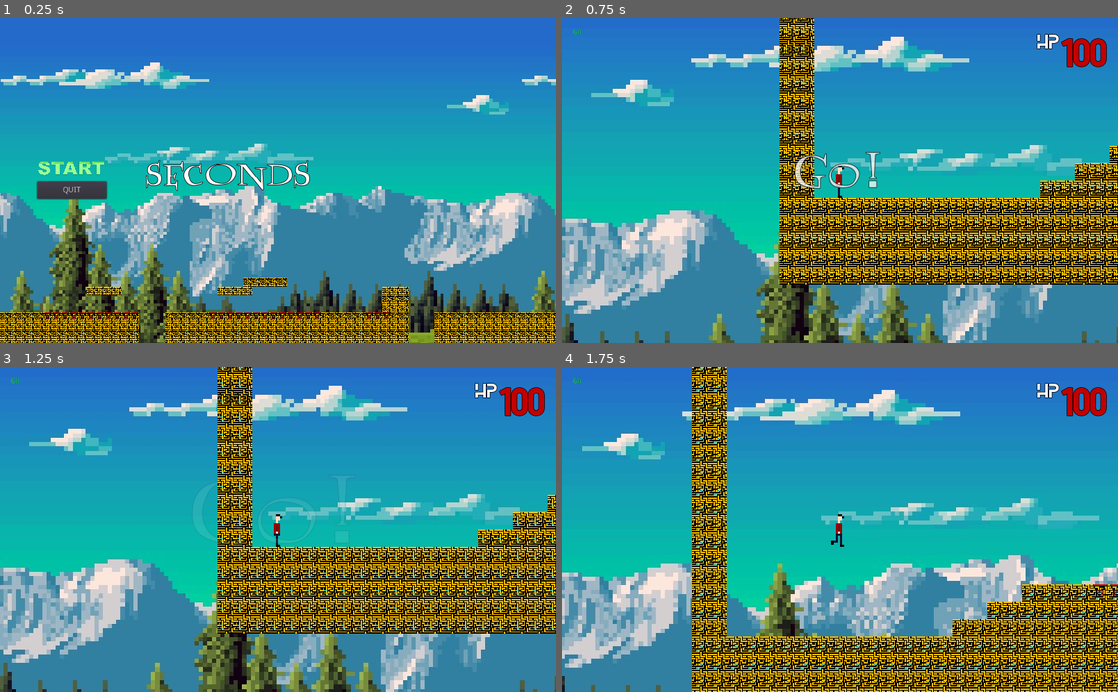
Above: before the commit, frames 1-4 (two rows, left to right).
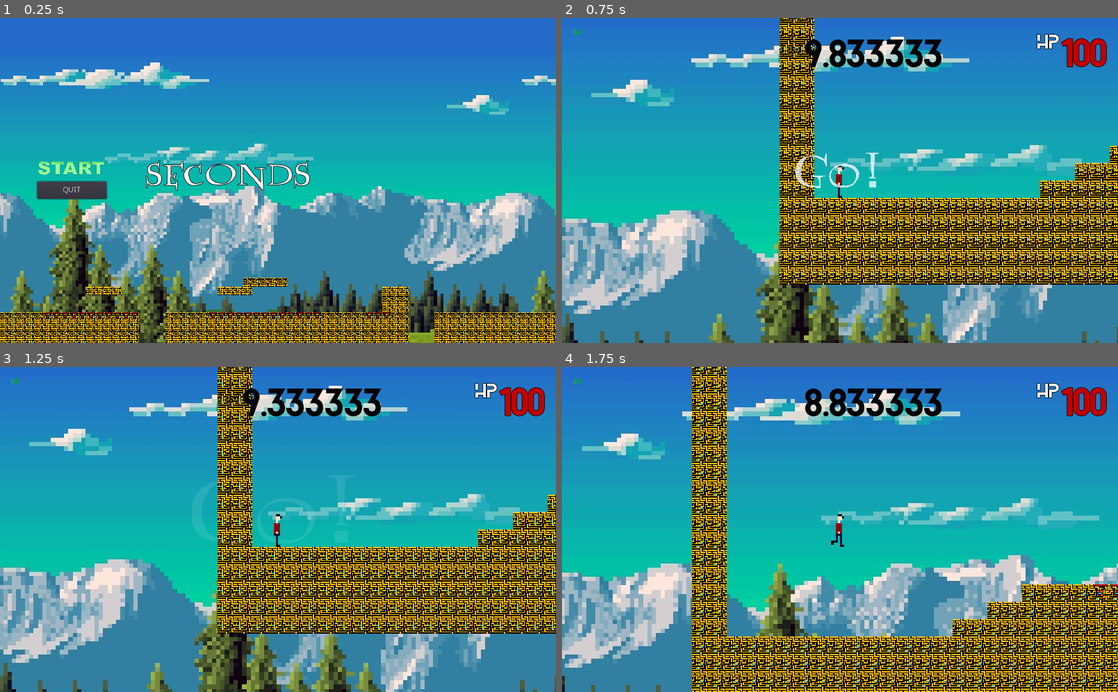
Above: after the commit, the same moments.

Repository: juso40/seconds
Game: Godot game, scene res://scenes/menumap/MainMenu.tscn
Same seed, same stepped clock (60 frames per second), same inputs: the game is played once before the commit and once after it.
Inputs (mouse positions are in pixels of both pictures, inside the frame that each line leads up to):
- Up to frame 1 (0.25 s): no input
- Up to frame 2 (0.75 s): click (634, 170) at 0.5 s
- Up to frame 3 (1.25 s): no input
- Up to frame 4 (1.75 s): hold Right (ui_right) from 1.28 s (still down); tap Up (ui_up) at 1.52 s

Frame 1 is identical in both runs. In frame 2, 1.4% of the frame differs, in the area x 41-69%, y 6-53%; in frame 3, 1.1%; in frame 4, 1.2%.

Commit message:
fixed typo

Diff:
--- /dev/null
+++ b/seconds/font/hud_message_font.tres
@@ -0,0 +1,10 @@
+[gd_resource type="DynamicFont" load_steps=2 format=2]
+
+[sub_resource type="DynamicFontData" id=1]
+antialiased = false
+hinting = 0
+font_path = "res://font/LUMOS.TTF"
+
+[resource]
+size = 64
+font_data = SubResource( 1 )
--- a/seconds/scenes/hud/HUD.gd
+++ b/seconds/scenes/hud/HUD.gd
@@ -23,3 +23,6 @@
 func _process(delta):
 	if b_show_fps and delta != 0:
 		$HUD_Box/HBoxContainer/FPS.text = str(int(round(1/delta)))
+
+func update_clock(time):
+	$HUD_Box/HBoxContainer/Clock.text = str(time)
--- a/seconds/scenes/hud/HUD.tscn
+++ b/seconds/scenes/hud/HUD.tscn
@@ -2,28 +2,27 @@
 
 [ext_resource path="res://scenes/hud/HUD.gd" type="Script" id=1]
 [ext_resource path="res://font/Blanka-Regular.ttf" type="DynamicFontData" id=2]
-[ext_resource path="res://font/LUMOS.TTF" type="DynamicFontData" id=3]
+[ext_resource path="res://font/hud_message_font.tres" type="DynamicFont" id=3]
 [ext_resource path="res://scenes/hud/HUD_init.tres" type="Animation" id=4]
 
 [sub_resource type="DynamicFont" id=1]
+size = 64
+extra_spacing_char = 1
+font_data = ExtResource( 2 )
+
+[sub_resource type="DynamicFont" id=2]
 size = 32
 outline_size = 1
 outline_color = Color( 0, 0, 0, 1 )
 extra_spacing_char = 1
 font_data = ExtResource( 2 )
 
-[sub_resource type="DynamicFont" id=2]
+[sub_resource type="DynamicFont" id=3]
 size = 64
 outline_size = 1
 outline_color = Color( 0, 0, 0, 1 )
 extra_spacing_char = 1
 font_data = ExtResource( 2 )
-
-[sub_resource type="DynamicFont" id=3]
-size = 190
-outline_size = 1
-outline_color = Color( 0, 0, 0, 1 )
-font_data = ExtResource( 3 )
 
 [sub_resource type="Animation" id=4]
 resource_name = "show_message"
@@ -36,7 +35,7 @@
 tracks/0/enabled = true
 tracks/0/keys = {
 "times": PoolRealArray( 0 ),
-"transitions": PoolRealArray( 1 ),
+"transitions": PoolRealArray( 0 ),
 "update": 1,
 "values": [ true ]
 }
@@ -84,31 +83,46 @@
 alignment = 2
 
 [node name="FPS" type="Label" parent="HUD_Box/HBoxContainer"]
-margin_right = 851.0
+margin_right = 423.0
 margin_bottom = 78.0
 size_flags_horizontal = 3
 size_flags_vertical = 5
 custom_colors/font_color = Color( 0.0470588, 0.894118, 0.0627451, 1 )
 text = "FPS"
 
+[node name="Clock" type="Label" parent="HUD_Box/HBoxContainer"]
+margin_left = 427.0
+margin_right = 850.0
+margin_bottom = 78.0
+grow_horizontal = 2
+grow_vertical = 2
+size_flags_horizontal = 3
+size_flags_vertical = 7
+custom_fonts/font = SubResource( 1 )
+custom_colors/font_color = Color( 0, 0, 0, 1 )
+custom_colors/font_outline_modulate = Color( 1, 1, 1, 1 )
+text = "10.0"
+align = 3
+valign = 1
+
 [node name="HP_Text" type="Label" parent="HUD_Box/HBoxContainer"]
-margin_left = 855.0
-margin_right = 895.0
+margin_left = 854.0
+margin_right = 894.0
 margin_bottom = 78.0
 size_flags_vertical = 1
-custom_fonts/font = SubResource( 1 )
+custom_fonts/font = SubResource( 2 )
 text = "HP"
 
 [node name="HP" type="Label" parent="HUD_Box/HBoxContainer"]
-margin_left = 899.0
-margin_right = 984.0
+margin_left = 898.0
+margin_right = 983.0
 margin_bottom = 78.0
-custom_fonts/font = SubResource( 2 )
+custom_fonts/font = SubResource( 3 )
 custom_colors/font_color = Color( 0.764706, 0, 0, 1 )
 text = "100"
 
 [node name="Message" type="Label" parent="."]
-modulate = Color( 1, 1, 1, 0.0666667 )
+modulate = Color( 1, 1, 1, 0 )
 anchor_top = 0.5
 anchor_right = 1.0
 anchor_bottom = 0.5
@@ -116,7 +130,7 @@
 margin_bottom = 31.0
 grow_horizontal = 2
 grow_vertical = 2
-custom_fonts/font = SubResource( 3 )
+custom_fonts/font = ExtResource( 3 )
 text = "This is my Label"
 align = 1
 valign = 1
--- a/seconds/scenes/menumap/MainMenu.tscn
+++ b/seconds/scenes/menumap/MainMenu.tscn
@@ -115,7 +115,6 @@
 scale = Vector2( 2, 2 )
 frames = SubResource( 4 )
 animation = "walking"
-frame = 1
 speed_scale = 3.0
 playing = true
 
@@ -123,6 +122,7 @@
 "anims/MainMenu Runner" = SubResource( 5 )
 
 [node name="HBoxContainer" type="HBoxContainer" parent="."]
+editor/display_folded = true
 anchor_right = 1.0
 anchor_bottom = 1.0
 
--- a/seconds/scenes/player/Player.gd
+++ b/seconds/scenes/player/Player.gd
@@ -8,7 +8,7 @@
 const AIR_FRICTION = 0.05
 
 var hp = 100
-
+var time_left = 10.0
 var velocity = Vector2()
 
 func _ready():
@@ -41,14 +41,17 @@
 			velocity.x = lerp(velocity.x, 0, AIR_FRICTION)
 
 	velocity = move_and_slide(velocity, Vector2(0, -1))
+	# update clock/ timer
+	time_left -= delta
+	$HUD.update_clock(time_left)
 
 func take_damage(value):
 	if $HUD:
 		hp -= value
-		$HUD.update_hp(int(round(hp)))
+		$HUD.update_hp(round(hp))
 		if hp <= 0:
 			play_death()
 
 func play_death():
 	if $HUD:
-		$HUD.show_message("You dies!")
+		$HUD.show_message("You died!")
